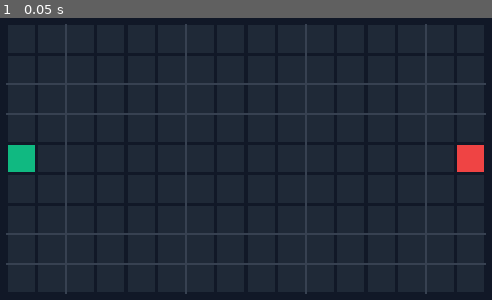
Above: before the commit, frame 1.
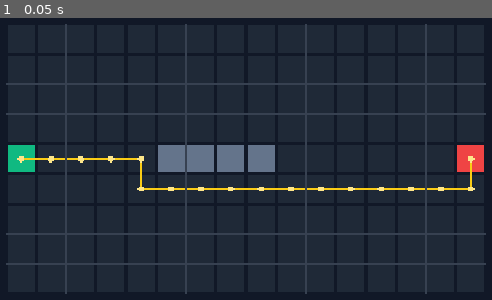
Above: after the commit, the same moment.

Repository: xian0310567/wallborn
Game: Godot game, scene res://scenes/main.tscn
Same seed, same stepped clock (60 frames per second), same inputs: the game is played once before the commit and once after it.
Inputs:
- Up to frame 1 (0.05 s): no input

The runs differ from the first frame. In frame 1, 3.0% of the frame differs, in the area x 3-97%, y 45-62%.

Commit message:
Add grid pathfinding

Diff:
--- a/scripts/main.gd
+++ b/scripts/main.gd
@@ -6,15 +6,22 @@
 const GRID_ORIGIN := Vector2(64, 64)
 
 var grid := WallbornGridScript.new(GRID_SIZE, CELL_SIZE)
+var path: Array[Vector2i] = []
 
 func _ready() -> void:
+	# Temporary blockers to visually verify rerouting before placement UI exists.
+	for cell in [Vector2i(5, 4), Vector2i(6, 4), Vector2i(7, 4), Vector2i(8, 4)]:
+		grid.set_blocked(cell)
+	path = grid.find_path()
 	print("Wallborn boot OK")
 	print("Grid ready: %sx%s cells, cell_size=%s" % [grid.size.x, grid.size.y, grid.cell_size])
+	print("Path ready: %s cells" % path.size())
 	queue_redraw()
 
 func _draw() -> void:
 	_draw_background()
 	_draw_cells()
+	_draw_path()
 	_draw_grid_lines()
 
 func _draw_background() -> void:
@@ -35,6 +42,16 @@
 					fill = Color("#64748b")
 			draw_rect(rect.grow(-2), fill, true)
 
+func _draw_path() -> void:
+	if path.size() < 2:
+		return
+	var points := PackedVector2Array()
+	for cell in path:
+		points.append(grid.cell_to_world(cell, GRID_ORIGIN))
+	draw_polyline(points, Color("#facc15"), 4.0)
+	for point in points:
+		draw_circle(point, 5.0, Color("#fde68a"))
+
 func _draw_grid_lines() -> void:
 	var grid_pixel_size := Vector2(grid.size.x * CELL_SIZE, grid.size.y * CELL_SIZE)
 	var line_color := Color("#374151")
--- a/scripts/wallborn_grid.gd
+++ b/scripts/wallborn_grid.gd
@@ -5,6 +5,13 @@
 const CELL_START := 1
 const CELL_GOAL := 2
 const CELL_BLOCKED := 3
+
+const DIRECTIONS := [
+	Vector2i.RIGHT,
+	Vector2i.DOWN,
+	Vector2i.LEFT,
+	Vector2i.UP,
+]
 
 var size: Vector2i
 var cell_size: int
@@ -42,6 +49,9 @@
 func is_buildable(cell: Vector2i) -> bool:
 	return is_in_bounds(cell) and get_cell_type(cell) == CELL_EMPTY
 
+func is_walkable(cell: Vector2i) -> bool:
+	return is_in_bounds(cell) and not blocked_cells.has(cell)
+
 func set_blocked(cell: Vector2i, blocked: bool = true) -> bool:
 	if not is_buildable(cell) and blocked:
 		return false
@@ -50,3 +60,42 @@
 	else:
 		blocked_cells.erase(cell)
 	return true
+
+func clear_blocked() -> void:
+	blocked_cells.clear()
+
+func find_path(from_cell: Vector2i = start_cell, to_cell: Vector2i = goal_cell) -> Array[Vector2i]:
+	if not is_walkable(from_cell) or not is_walkable(to_cell):
+		return []
+
+	var frontier: Array[Vector2i] = [from_cell]
+	var came_from: Dictionary = {from_cell: from_cell}
+	var index := 0
+
+	while index < frontier.size():
+		var current := frontier[index]
+		index += 1
+
+		if current == to_cell:
+			break
+
+		for direction in DIRECTIONS:
+			var next: Vector2i = current + direction
+			if not is_walkable(next) or came_from.has(next):
+				continue
+			frontier.append(next)
+			came_from[next] = current
+
+	if not came_from.has(to_cell):
+		return []
+
+	var path: Array[Vector2i] = []
+	var current := to_cell
+	while current != from_cell:
+		path.push_front(current)
+		current = came_from[current]
+	path.push_front(from_cell)
+	return path
+
+func has_valid_path() -> bool:
+	return not find_path().is_empty()
--- a/tests/test_grid.gd
+++ b/tests/test_grid.gd
@@ -15,6 +15,30 @@
 	_assert_true(grid.set_blocked(Vector2i(3, 3)), "empty cell should be blockable")
 	_assert_true(not grid.is_buildable(Vector2i(3, 3)), "blocked cell should not be buildable")
 	_assert_equal(grid.world_to_cell(grid.cell_to_world(Vector2i(2, 2))), Vector2i(2, 2), "cell/world conversion should round-trip")
+
+	grid.clear_blocked()
+	var direct_path: Array[Vector2i] = grid.find_path()
+	_assert_true(not direct_path.is_empty(), "empty grid should have a path")
+	_assert_equal(direct_path.front(), grid.start_cell, "path should start at start cell")
+	_assert_equal(direct_path.back(), grid.goal_cell, "path should end at goal cell")
+
+	for cell in [Vector2i(5, 4), Vector2i(6, 4), Vector2i(7, 4), Vector2i(8, 4)]:
+		_assert_true(grid.set_blocked(cell), "blocker should be placeable")
+	var rerouted_path: Array[Vector2i] = grid.find_path()
+	_assert_true(not rerouted_path.is_empty(), "grid should reroute around partial wall")
+	for blocked_cell in grid.blocked_cells.keys():
+		_assert_true(not rerouted_path.has(blocked_cell), "path should not include blocked cells")
+	_assert_true(rerouted_path.size() > direct_path.size(), "rerouted path should be longer than direct path")
+
+	grid.clear_blocked()
+	for y in range(grid.size.y):
+		if y != grid.start_cell.y:
+			_assert_true(grid.set_blocked(Vector2i(1, y)), "vertical wall cell should be blockable")
+	_assert_true(not grid.find_path().is_empty(), "gap in wall should still allow a path")
+	_assert_true(grid.set_blocked(Vector2i(1, grid.start_cell.y)), "closing gap should be blockable")
+	_assert_true(grid.find_path().is_empty(), "solid wall should block all paths")
+	_assert_true(not grid.has_valid_path(), "solid wall should report no valid path")
+
 	print("Grid tests passed")
 	quit(0)
 
